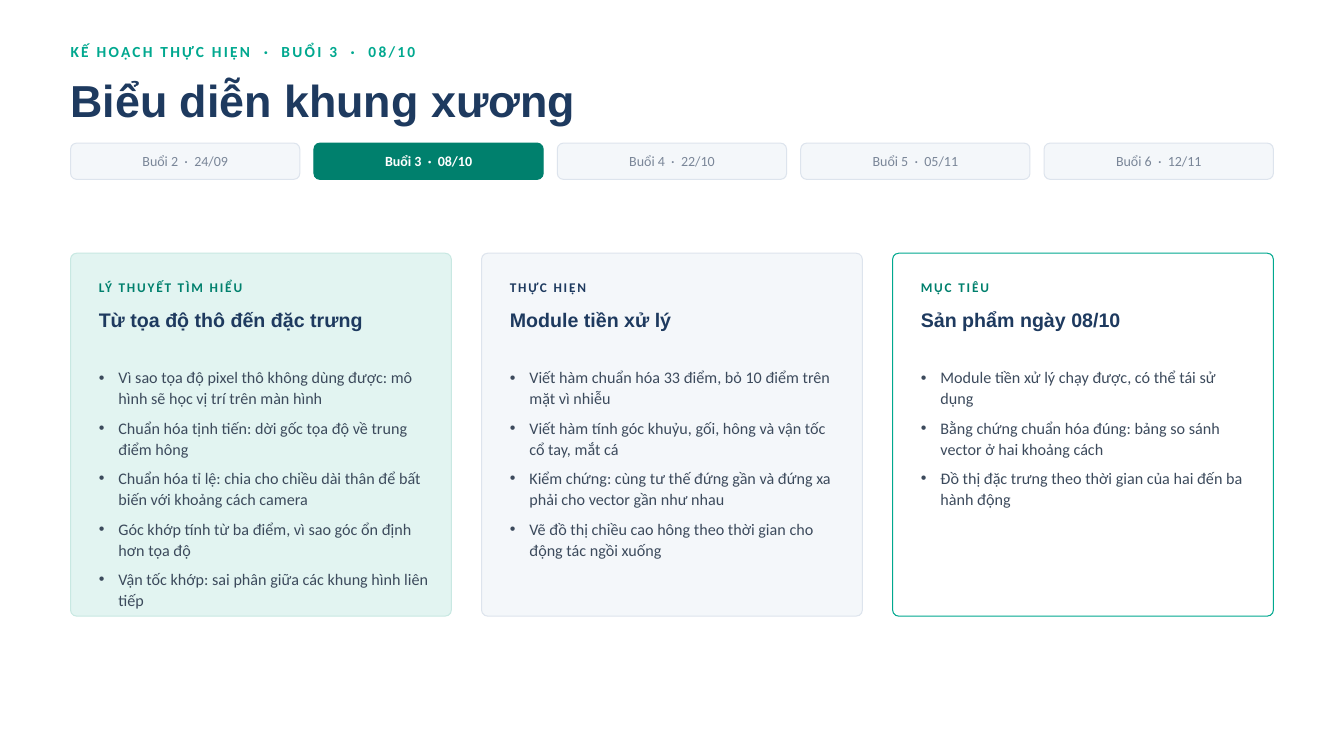
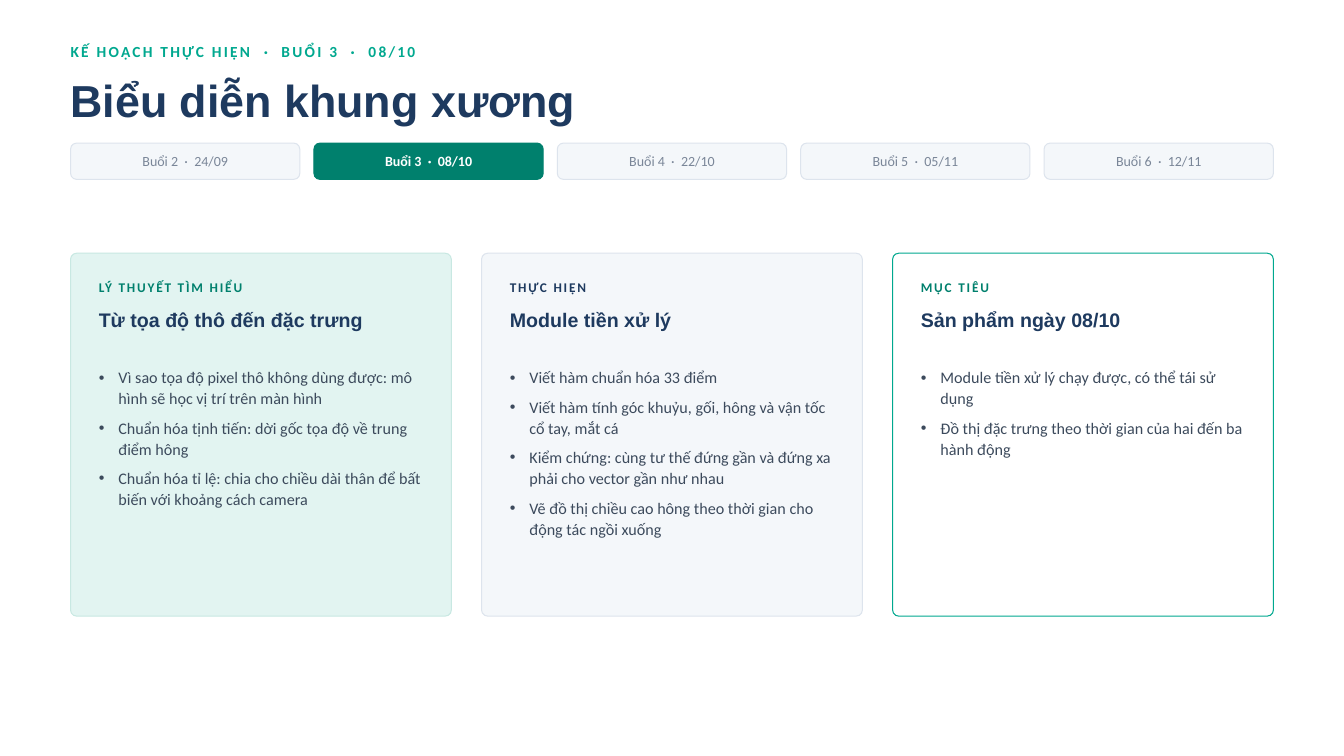
Before and after one commit to tienlamict/cv-action-recognition, a slide deck: slide 5 of slides/bao-cao-buoi-1-nhan-dang-hanh-dong.pptx. Drawn at 1344x756 pixels with LibreOffice and Linux fonts; fonts in the diff are those of the drawing. Boxes give left, top, right and bottom in pixels: in the first picture for what was removed or moved away, otherwise in the second. Text is boxed around its words. In the diff, an @@ line names an element or a change of style, - is before the commit and + after.

```diff
--- a/slides/bao-cao-buoi-1-nhan-dang-hanh-dong.pptx
+++ b/slides/bao-cao-buoi-1-nhan-dang-hanh-dong.pptx
@@ text at bbox=[529, 371, 717, 383]: text changed @@
-• Viết hàm chuẩn hóa 33 điểm, bỏ 10 điểm trên mặt vì nhiễu
+• Viết hàm chuẩn hóa 33 điểm
@@ text at bbox=[940, 421, 1220, 458]: paragraph removed @@
-• Bằng chứng chuẩn hóa đúng: bảng so sánh vector ở hai khoảng cách
@@ text at bbox=[118, 522, 428, 609]: paragraphs removed @@
-• Góc khớp tính từ ba điểm, vì sao góc ổn định hơn tọa độ
-• Vận tốc khớp: sai phân giữa các khung hình liên tiếp
```
Also in this commit, not shown: 4 other slides changed, 1 other file.
